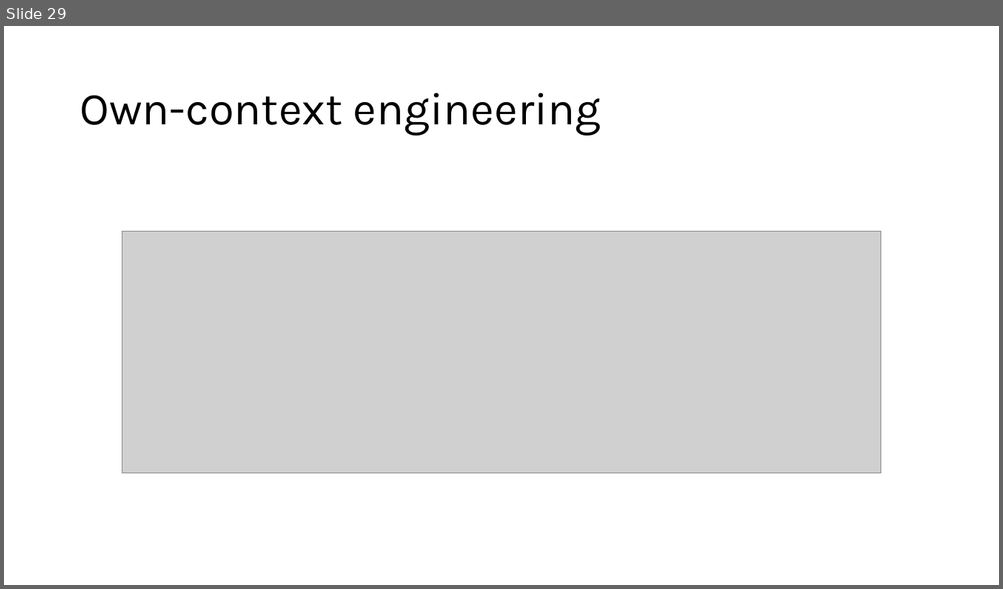
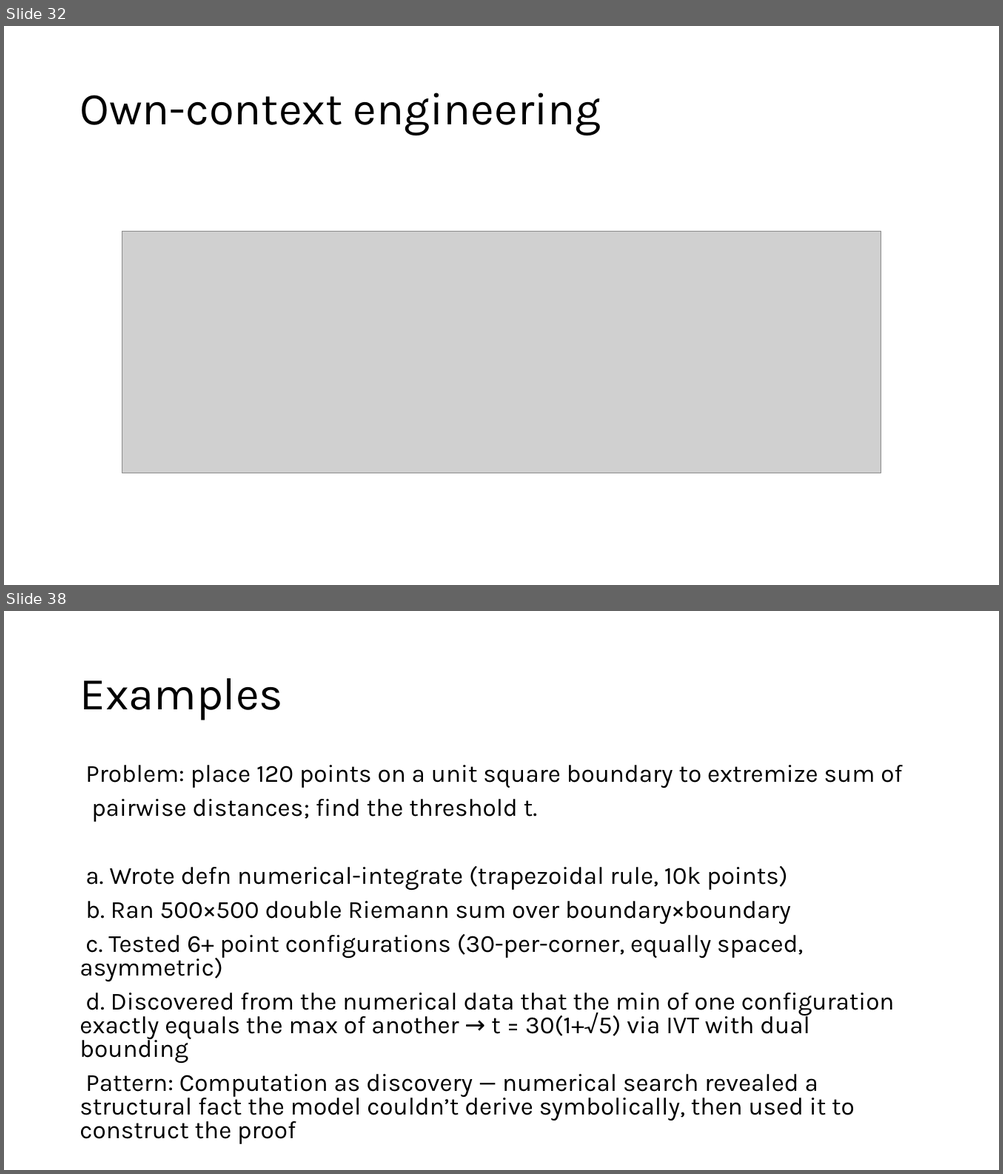
Before and after one commit to lukejoconnor/spell, a slide deck: writeup/spell-slides-030926.pptx. Shown one above the other, each under a label of ours: slide 29 before the commit, slides 32 and 38 after it; the slides between them are not shown. The pictures are 1003x589 and 1003x1174 pixels, drawn with LibreOffice and Linux fonts; fonts in the diff are those of the drawing; grey boxes stand for pictures. Boxes give left, top, right and bottom in pixels: in the first picture for what was removed or moved away, otherwise in the second. Text is boxed around its words. In the diff, an @@ line names an element or a change of style, - is before the commit and + after.

```diff
--- a/writeup/spell-slides-030926.pptx
+++ b/writeup/spell-slides-030926.pptx
@@ slide 38 added at (x1=4, y1=611, x2=999, y2=1170), background #FFFFFF @@
@@ title added at (x1=79, y1=678, x2=283, y2=721), 44 pt, text #000000 @@
+Examples
@@ text added at (x1=79, y1=765, x2=902, y2=1121), 23.8 pt, text #000000 @@
+Problem: place 120 points on a unit square boundary to extremize sum of
+pairwise distances; find the threshold t.
+a. Wrote defn numerical-integrate (trapezoidal rule, 10k points)
+b. Ran 500×500 double Riemann sum over boundary×boundary
+c. Tested 6+ point configurations (30-per-corner, equally spaced, asymmetric)
+d. Discovered from the numerical data that the min of one configuration exactly equals the max of another → t = 30(1+√5) via IVT with dual bounding
+Pattern: Computation as discovery — numerical search revealed a structural fact the model couldn’t derive symbolically, then used it to construct the proof
@@ what was slide 29 is now slide 32 @@
```
Also in this commit, not shown: 12 slides changed, 7 other slides added, 5 slides removed, 3 other files.
